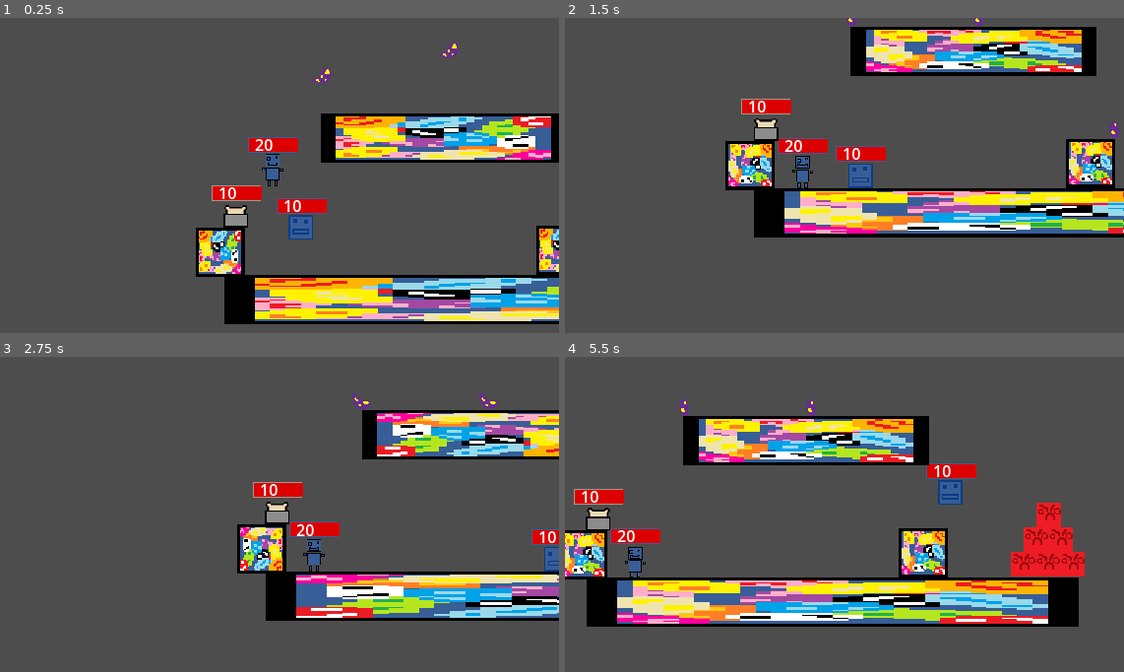
Above: before the commit, frames 1-4 (two rows, left to right).
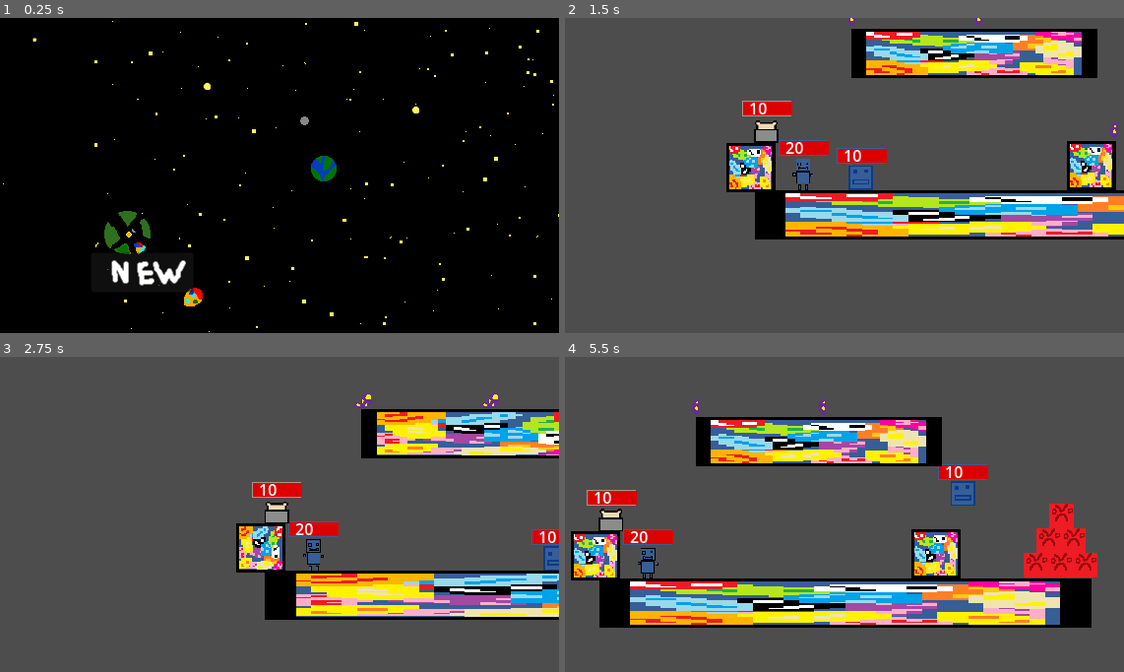
Above: after the commit, the same moments.

Repository: Ksawex4/Block-Jumper-Godot
Game: Godot game, scene res://Scenes/main_screen.tscn
Two runs of this game, one before a commit and one after it. Both use one fixed random seed, a clock stepped at 60 frames per second and the inputs below. Before the commit the project starts from res://Scenes/test_room.tscn.
Inputs (mouse positions are in pixels of both pictures, inside the frame that each line leads up to):
- Up to frame 1 (0.25 s): no input
- Up to frame 2 (1.5 s): click (643, 181) at 0.52 s; hold D (FencyRight) from 1.28 s (still down); tap 1 (CamFency) at 1.35 s
- Up to frame 3 (2.75 s): keep holding D (FencyRight); tap W (FencyJump) at 1.52, 2.27 s; tap 2 (CamPanLoduwka) at 1.55, 2.1 s; tap 3 (CamToasty) at 2.3 s
- Up to frame 4 (5.5 s): release D (FencyRight) at 2.78 s; hold A (FencyLeft) 2.78-3.53 s; tap 3 (CamToasty) at 2.85, 4.55, 5.1 s; tap 1 (CamFency) at 3.05, 3.6, 5.3 s; hold D (FencyRight) 3.53-5.03 s; tap W (FencyJump) at 3.77, 4.52, 5.27 s; tap 2 (CamPanLoduwka) at 3.8, 4.35 s; hold A (FencyLeft) from 5.03 s (still down)

The runs differ from the first frame. In frame 1, 95% of the frame differs, in the area x 0-100%, y 0-100%; in frame 2, 19%; in frame 3, 13%; in frame 4, 25%.

Commit message:
added the main menu and changed a few things

Diff:
--- /dev/null
+++ b/Scenes/main_screen.tscn
@@ -0,0 +1,62 @@
+[gd_scene load_steps=8 format=3 uid="uid://q7g1uyohqcqa"]
+
+[ext_resource type="PackedScene" uid="uid://cgpalpqy07qsb" path="res://Scenes/Objects/smooth_camera.tscn" id="1_wi85j"]
+[ext_resource type="Texture2D" uid="uid://dgnrlrrbgl0re" path="res://Textures/Backgrounds/MainMenu.png" id="2_y1wm0"]
+[ext_resource type="PackedScene" uid="uid://btuf7ucts5n8c" path="res://Scenes/Objects/fency.tscn" id="3_qm5cq"]
+[ext_resource type="Script" uid="uid://c4dd454iwc7xq" path="res://Scripts/main_menu_buttons.gd" id="4_y1wm0"]
+[ext_resource type="Texture2D" uid="uid://cl13uo5msqysn" path="res://Textures/Buttons/Quit0.png" id="5_salsw"]
+[ext_resource type="Texture2D" uid="uid://cnwn7thqgnbbf" path="res://Textures/Buttons/New0.png" id="6_heolw"]
+
+[sub_resource type="RectangleShape2D" id="RectangleShape2D_y1wm0"]
+size = Vector2(20, 60)
+
+[node name="MainScreen" type="Node2D"]
+
+[node name="SmoothCamera" parent="." instance=ExtResource("1_wi85j")]
+position = Vector2(-134, -393)
+
+[node name="MainMenu" type="Sprite2D" parent="."]
+texture_filter = 1
+position = Vector2(256, 120)
+texture = ExtResource("2_y1wm0")
+
+[node name="Fency" parent="." instance=ExtResource("3_qm5cq")]
+visible = false
+position = Vector2(277, 163)
+gravityDifference = -10
+
+[node name="MainMenuButtons" type="Control" parent="."]
+layout_mode = 3
+anchors_preset = 0
+offset_right = 40.0
+offset_bottom = 40.0
+script = ExtResource("4_y1wm0")
+
+[node name="QuitButton" type="Button" parent="MainMenuButtons"]
+layout_mode = 0
+offset_left = 1.0
+offset_top = 254.0
+offset_right = 69.0
+offset_bottom = 280.0
+icon = ExtResource("5_salsw")
+
+[node name="NewButton" type="Button" parent="MainMenuButtons"]
+layout_mode = 0
+offset_left = 1.0
+offset_top = 127.0
+offset_right = 105.0
+offset_bottom = 167.0
+icon = ExtResource("6_heolw")
+
+[node name="StaticBody2D" type="StaticBody2D" parent="."]
+
+[node name="CollisionShape2D" type="CollisionShape2D" parent="StaticBody2D"]
+position = Vector2(254, 162)
+shape = SubResource("RectangleShape2D_y1wm0")
+
+[node name="CollisionShape2D2" type="CollisionShape2D" parent="StaticBody2D"]
+position = Vector2(300, 163)
+shape = SubResource("RectangleShape2D_y1wm0")
+
+[connection signal="pressed" from="MainMenuButtons/QuitButton" to="MainMenuButtons" method="_on_quit_button_pressed"]
+[connection signal="pressed" from="MainMenuButtons/NewButton" to="MainMenuButtons" method="_on_new_button_pressed"]
--- a/Scripts/Global.gd
+++ b/Scripts/Global.gd
@@ -12,13 +12,7 @@
 
 func _process(delta: float) -> void:
 	if Input.is_action_just_pressed("Quit"):
-		get_tree().quit()
-	var scene = get_tree().get_current_scene()
-	if !scene.has_node("Fency") && !scene.has_node("Toasty") && !scene.has_node("PanLoduwka"):
-		get_tree().quit()
-	if Input.is_action_just_pressed("CamFency") && scene.has_node("Fency"):
-		FollowWho = "Fency"
-	elif Input.is_action_just_pressed("CamPanLoduwka") && scene.has_node("PanLoduwka"):
-		FollowWho = "PanLoduwka"
-	elif Input.is_action_just_pressed("CamToasty") && scene.has_node("Toasty"):
-		FollowWho = "Toasty"
+		Global.FencyHP = 10
+		Global.ToastyHP = 10
+		Global.PanLoduwkaHP = 20
+		get_tree().change_scene_to_file("res://Scenes/main_screen.tscn")
--- a/Scripts/Player.gd
+++ b/Scripts/Player.gd
@@ -13,6 +13,13 @@
 	updateBar()
 
 func _physics_process(delta: float) -> void:
+	var scene = get_tree().current_scene
+	if !scene.has_node("Fency") && !scene.has_node("Toasty") && !scene.has_node("PanLoduwka"):
+		Global.FencyHP = 10
+		Global.ToastyHP = 10
+		Global.PanLoduwkaHP = 20
+		get_tree().change_scene_to_file("res://Scenes/main_screen.tscn")
+
 	if Global.get(WhosHp) <= 0:
 		queue_free()
 
--- /dev/null
+++ b/Scripts/main_menu_buttons.gd
@@ -0,0 +1,10 @@
+extends Control
+
+func _on_quit_button_pressed() -> void:
+	get_tree().quit()
+
+func _on_new_button_pressed() -> void:
+	call_deferred("changeScene", "res://Scenes/test_room.tscn")
+
+func changeScene(scene):
+	get_tree().change_scene_to_file(scene)
--- a/Scripts/smooth_camera.gd
+++ b/Scripts/smooth_camera.gd
@@ -7,3 +7,10 @@
 	if node != null:
 		position.x = lerp(position.x, node.position.x, 0.1)
 		position.y = lerp(position.y, node.position.y, 0.1)
+
+	if Input.is_action_just_pressed("CamFency") && scene.has_node("Fency"):
+		Global.FollowWho = "Fency"
+	elif Input.is_action_just_pressed("CamPanLoduwka") && scene.has_node("PanLoduwka"):
+		Global.FollowWho = "PanLoduwka"
+	elif Input.is_action_just_pressed("CamToasty") && scene.has_node("Toasty"):
+		Global.FollowWho = "Toasty"
--- a/project.godot
+++ b/project.godot
@@ -11,9 +11,12 @@
 [application]
 
 config/name="Block Jumper"
-run/main_scene="uid://di2dwbxolcdpe"
+config/version="0.0.0.1"
+run/main_scene="uid://q7g1uyohqcqa"
 config/features=PackedStringArray("4.4", "GL Compatibility")
-config/icon="res://icon.svg"
+config/icon="uid://i1s5i5evseoc"
+config/macos_native_icon="res://FencyIcon.icns"
+config/windows_native_icon="res://FencyIcon.ico"
 
 [autoload]
 
Not shown, added: Scripts/main_menu_buttons.gd.uid
Binary file added: Textures/Backgrounds/MainMenu.png
Not shown, added: Textures/Backgrounds/MainMenu.png.import
Binary file added: Textures/Buttons/New0.png
Not shown, added: Textures/Buttons/New0.png.import
Binary file added: Textures/Buttons/New1.png
Not shown, added: Textures/Buttons/New1.png.import
Binary file added: Textures/Buttons/Quit0.png
Not shown, added: Textures/Buttons/Quit0.png.import
Binary file added: Textures/Buttons/Quit1.png
Not shown, added: Textures/Buttons/Quit1.png.import
